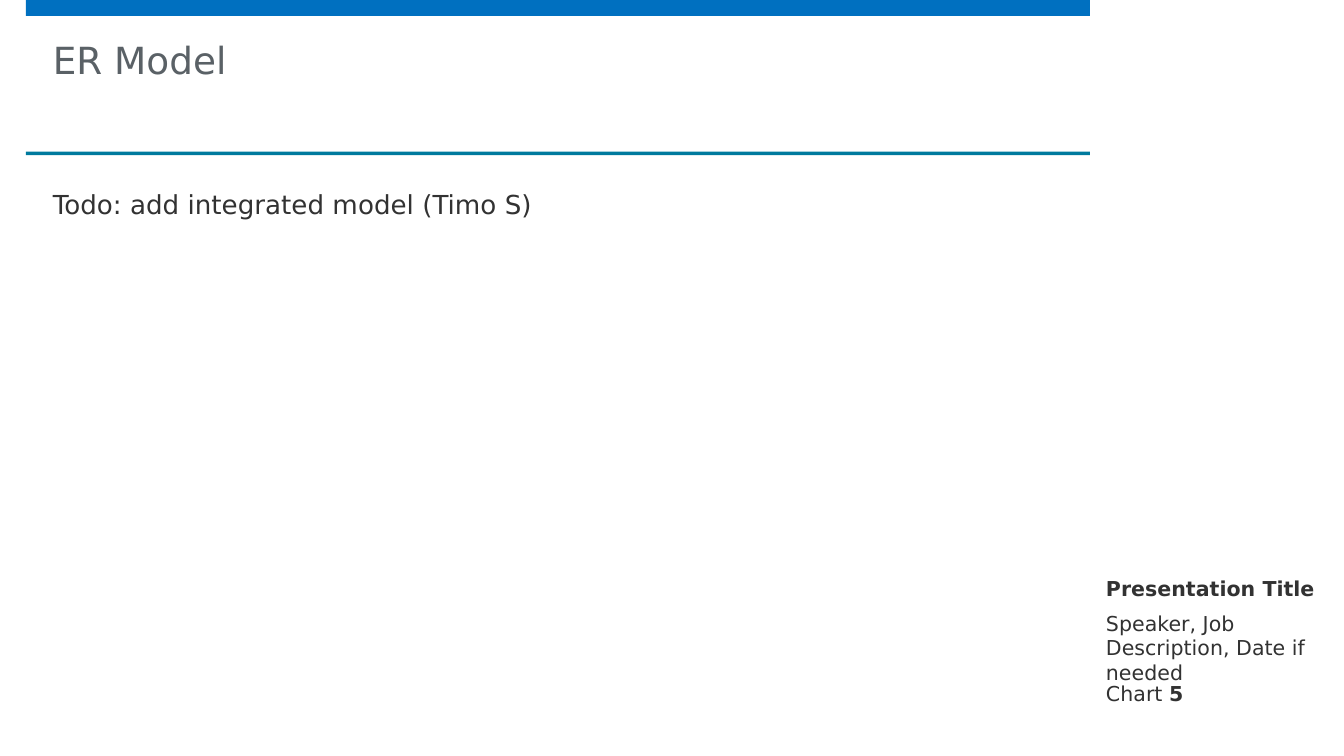
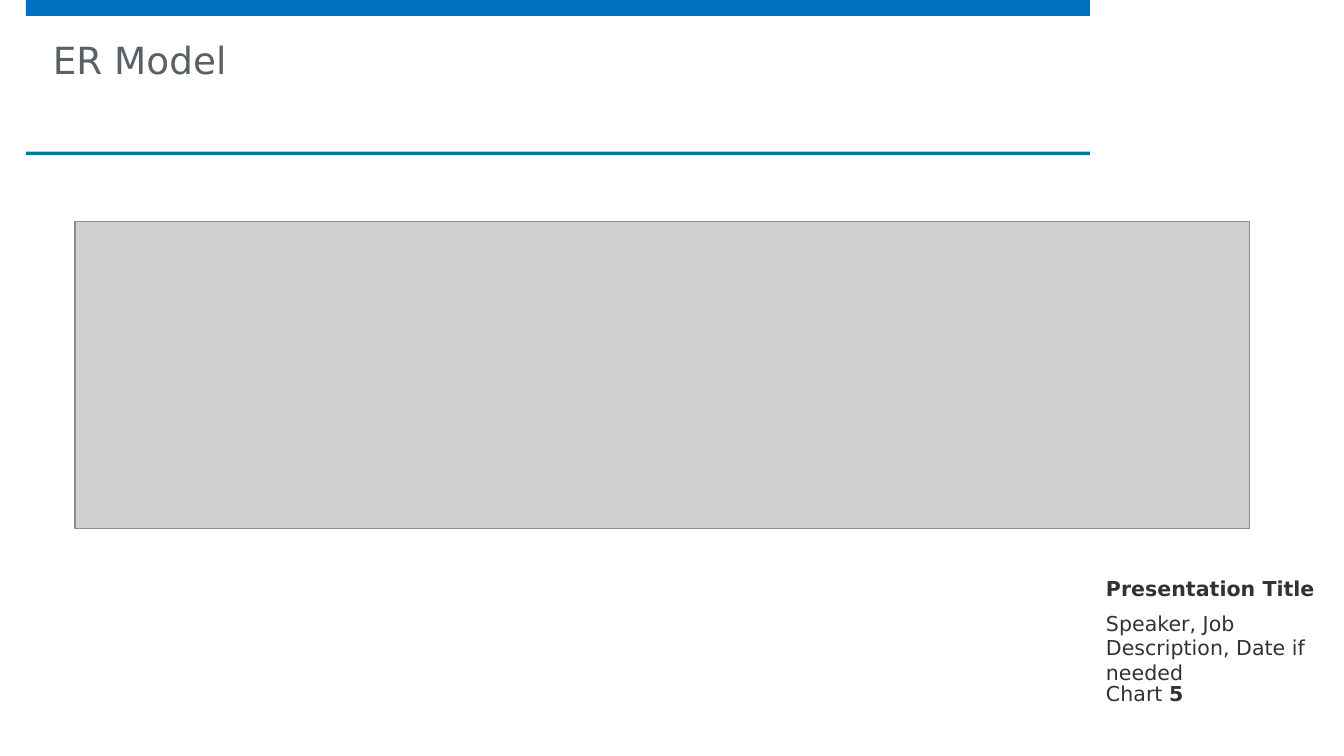
Before and after one commit to TimoBuechert/umr-data-integration-project, a slide deck: slide 5 of 1_preparation/T_Square_Preparation_Slides.pptx. Drawn at 1344x756 pixels with LibreOffice and Linux fonts; fonts in the diff are those of the drawing; grey boxes stand for pictures; background and template pictures are left out. Boxes give left, top, right and bottom in pixels: in the first picture for what was removed or moved away, otherwise in the second. Text is boxed around its words. In the diff, an @@ line names an element or a change of style, - is before the commit and + after.

Commit message:
Add ER-Model

```diff
--- a/1_preparation/T_Square_Preparation_Slides.pptx
+++ b/1_preparation/T_Square_Preparation_Slides.pptx
@@ text removed at [53, 194, 532, 219] @@
-Todo: add integrated model (Timo S)
@@ picture added at [75, 222, 1250, 528] @@
```
